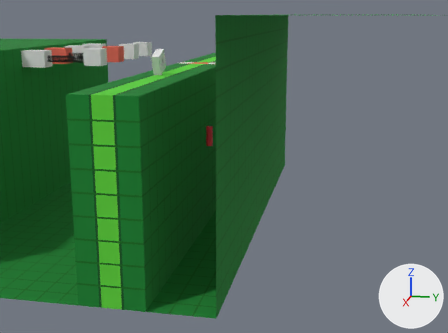
The glTF model public/rhythm.glb, before and after one commit.
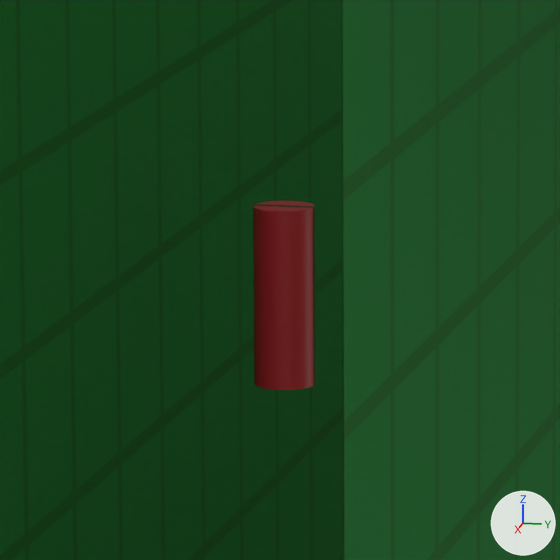
There are two pictures of each version: one from a 50 mm lens placed at (78.23, 18.68, 24.09), pointed at (16.36, 6.3, 8.62), one close up on the part from 40% to 53% of the width and 31% to 49% of the height. Every picture has the same lights, and +X, +Y and +Z are marked at lower right. Both versions are drawn at frame 141 of the action 'stickAction'; the numbers are the values there.

Objects in the first close-up: 'background', 'geo', 'stick'.
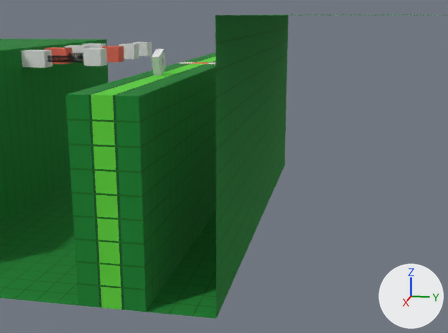
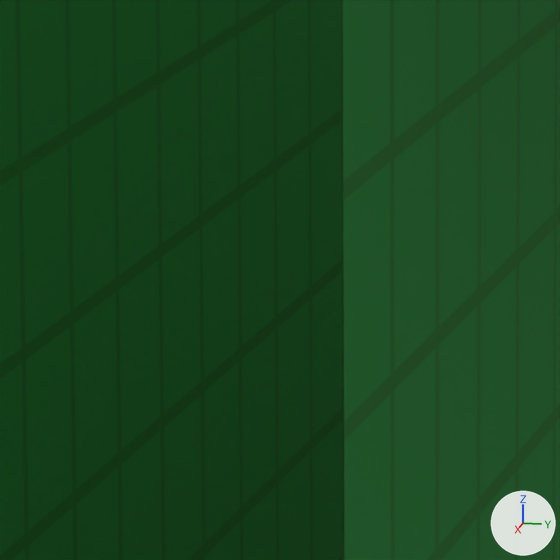
Location of each change, (x1, y1, x2, y2) in pixels of the close-ups (560 x 560 px):
'stick', moved, rescaled (not visible afterwards): before (253, 201, 316, 390)

What changed in the scene script:
```text
Change ob_stick:
    ob_stick.location: (15.68, 4.61, 11.68) -> (15.68, 4.61, 14.68)
    ob_stick.scale: (0.347, 0.347, 1.02) -> (0.0, 0.0, 0.0)
```
